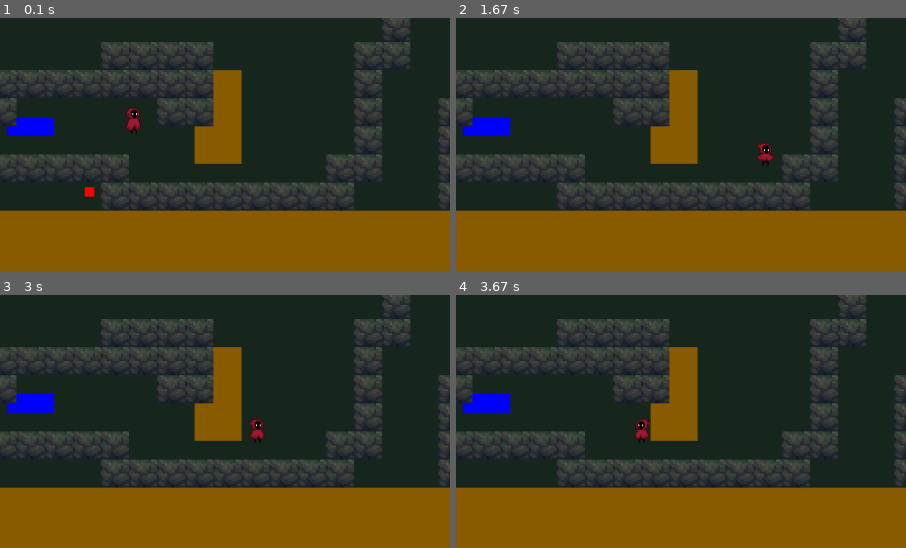
Above: before the commit, frames 1-4 (two rows, left to right).
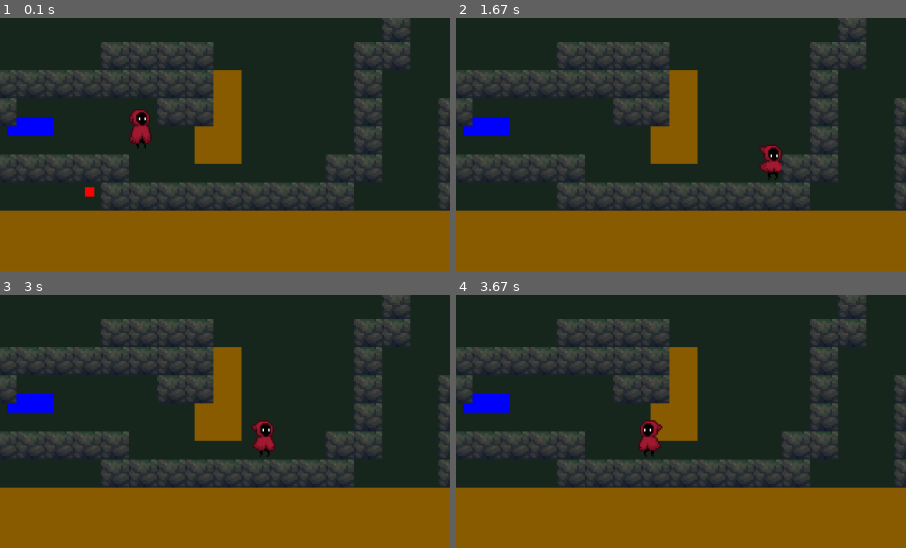
Above: after the commit, the same moments.

Repository: mrhanha1/pygameSonDoong
Game: pygame game, started from main.py
Same seed, same stepped clock (60 frames per second), same inputs: the game is played once before the commit and once after it.
Inputs:
- Up to frame 1 (0.1 s): no input
- Up to frame 2 (1.67 s): tap Space at 0.33 s; hold Right 0.67-1.13 s; hold Right 1.17-1.63 s
- Up to frame 3 (3 s): hold Left 1.67-2.2 s; hold Left 2.23-2.63 s; hold Right from 2.67 s (still down)
- Up to frame 4 (3.67 s): release Right at 3.3 s; hold Left from 3.33 s (still down)
The pictures show only the part of the screen within x 36-86%, y 45-95%; the shares and areas given below are measured in that part.

The runs differ from the first frame. In frame 1, 0.6% of the frame differs, in the area x 28-34%, y 35-52%; in frame 2, 0.5%; in frame 3, 0.6%; in frame 4, 0.6%.

Commit message:
tách hàm update và moving riêng

Diff:
--- a/animations.py
+++ b/animations.py
@@ -4,16 +4,15 @@
     "return True if from last time to now is equal or longer than durration"
     return pygame.time.get_ticks() - last_time >= duration
 class Animator:
-    def __init__(self, animations_data: dict, scale_factor=2, animation_speed=700):
+    def __init__(self, animations_data: dict, scale_factor=1, animation_speed=800):
         """
-        animations_data: dict dạng { "state": ("path_to_sprite", frame_count) }
-        scale_factor: hệ số phóng to
+        animations_data: dict dạng { "state": ("path", frame_count) }
         animation_speed: tổng thời gian để chạy hết 1 animation (ms)
         """
         self.scale_factor = scale_factor
         self.animation_speed = animation_speed
         self.animations = {}
-        self.state = "idle"
+        self.state = 'idle'
         self.load_animations(animations_data)
         self.frame_index = 0
         self.last_update = pygame.time.get_ticks()
@@ -21,8 +20,6 @@
 
         self.frame_w = 31
         self.frame_h = 31
-
-
 
     def load_animations(self, data):
         for state, (path, number_frame) in data.items():
--- a/main.py
+++ b/main.py
@@ -43,7 +43,7 @@
 
 running = True
 while running:
-    d_time=min(CLOCK.tick(100)/1000*FPS,2)
+    d_time=min(CLOCK.tick(FPS)/1000*FPS,2)
     #print(d_time) #SHOW DELTA TIME TO DEBUG
     screen.fill(BGCOLOR)
     for event in pygame.event.get():
@@ -58,8 +58,9 @@
     for h in hazards:
         h.draw(screen)
 
-    p1.in_move(map.tiles,d_time)
-    p1.in_update_hit(enemies, hazards, d_time)
+    #p1.in_move(map.tiles,d_time)
+    p1.update_moving(map.tiles, d_time)
+    p1.update_hit(enemies, hazards, d_time)
     p1.draw(screen)
     map.draw_map(screen)
     #pygame.draw.rect(screen, BLUE, p1.rect) #SHOW HITBOX
--- a/playerv2.py
+++ b/playerv2.py
@@ -18,16 +18,13 @@
         self.rect=pygame.Rect(x, y, 15*scale_factor, 25*scale_factor)
 
         self.animation_speed=700
-        self.state="idle"
-        self.frame_index=0
-        self.last_update=pygame.time.get_ticks()
         self.animator=Animator({
             "idle": ("assets/images/idle.png", 2),
             "walk": ("assets/images/walk.png", 8),
             "jump": ("assets/images/jump.png", 4),
             "fall": ("assets/images/fall.png", 4),
-            "dead": ("assets/images/dead.png", 8)
-            }, scale_factor=2, animation_speed=700)
+            "dead": ("assets/images/dead.png", 8)}
+            , scale_factor, self.animation_speed)
 
         #PlaYER moVEment VAriaAble
         self.move_speed=move_speed
@@ -44,11 +41,29 @@
         self.hp=10
         self.last_hitted=pygame.time.get_ticks()
 
+    def update_moving (self,grounds,d_time):
+        self.velocity.x=0
+        self.moving (grounds, d_time)
+        #GRAVITY
+        self.velocity.y += self.gravity*d_time
+        self.update_knockback(d_time)
+        """UPDATE MOVING AND COLLISION"""
+        self.rect.x += int(self.velocity.x*d_time)
+        self.in_collision_x(grounds)
 
-    def update (self):
-        pass
+        self.rect.y +=int(self.velocity.y*d_time)
+        self.in_collision_y(grounds)
+        """ANIMATION CONDITION AND UPDATE"""
+        if self.isGrounded and self.velocity.x==0:
+            self.animator.state="idle"
+        elif self.velocity.y<0:
+            self.animator.state="jump"
+        elif self.velocity.y>0:
+            self.animator.state='fall'
+        #print(self.state)
+        self.animator.play_animate(self.velocity.x)
     """MOVING AND GROUND COLLISION"""
-    def in_move (self, grounds,d_time):
+    def moving (self, grounds,d_time):
         """this need to put in running loop game"""
         key_in=pygame.key.get_pressed()
         self.velocity.x=0
@@ -69,31 +84,7 @@
             self.velocity.x = self.move_speed #sang phải
             self.state="walk"
             #print(self.move_speed)
-        #GRAVITY
-        self.velocity.y += self.gravity*d_time
-        self.update_knockback(d_time)
-        """UPDATE MOVING AND COLLISION"""
-        self.rect.x += int(self.velocity.x*d_time)
-        self.in_collision_x(grounds)
 
-        self.rect.y +=int(self.velocity.y*d_time)
-        self.in_collision_y(grounds)
-        """ANIMATION CONDITION AND UPDATE"""
-        if self.isGrounded and self.velocity.x==0:
-            self.animator.state="idle"
-        elif self.velocity.y<0:
-            self.animator.state="jump"
-        elif self.velocity.y>0:
-            self.animator.state='fall'
-        #print(self.state)
-        self.animator.play_animate(self.velocity.x)
-        """
-        #GIỚI HẠN DI CHUYỂN NHÂN VẬT
-        if self.y >=HEIGHT - 100:
-            self.y = HEIGHT - 100
-            self.velocity_y = 0
-            self.isGrounded = True
-    """
     def check_collision(self,tiles):
         return [tile for tile in tiles if self.rect.colliderect(tile.rect)]
     def in_collision_x (self, tiles):
@@ -140,7 +131,7 @@
                 return obj.type  # trả về loại đối tượng bị va chạm
         return None  # k va chạm
 
-    def in_update_hit(self, enemies, hazards,d_time): #xử lý va chạm
+    def update_hit(self, enemies, hazards,d_time): #xử lý va chạm
         """this need to put in running loop game"""
 
         collision_type = self.in_check_hit(enemies + hazards)
